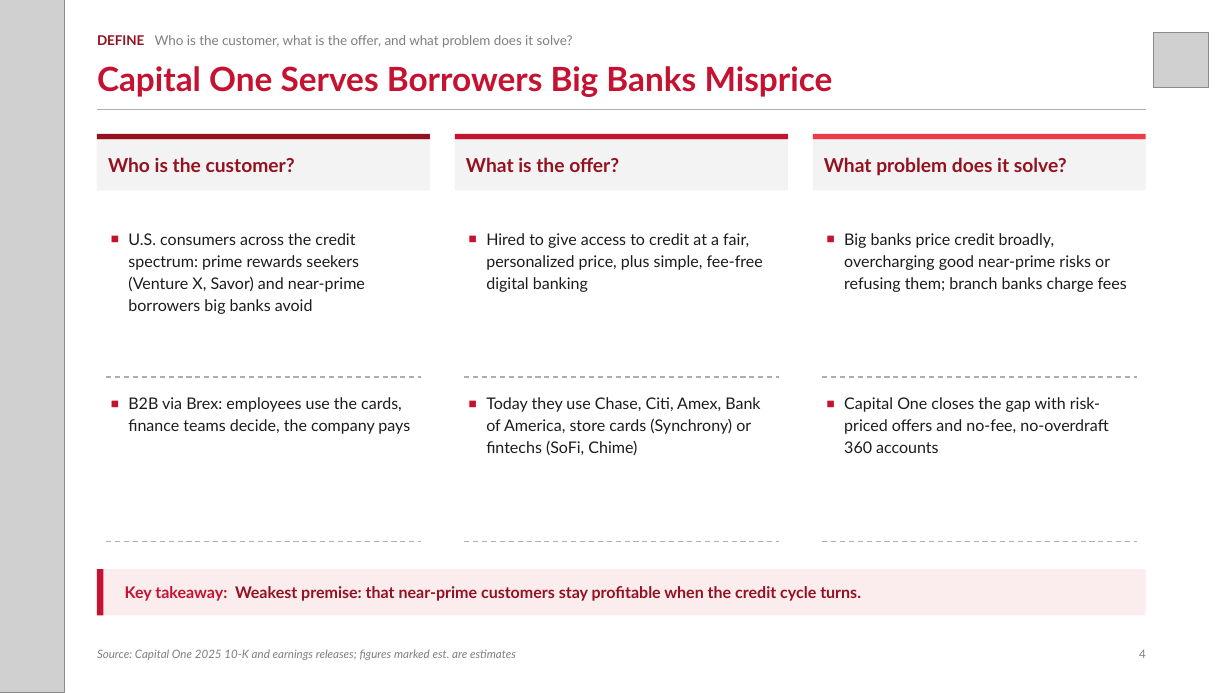
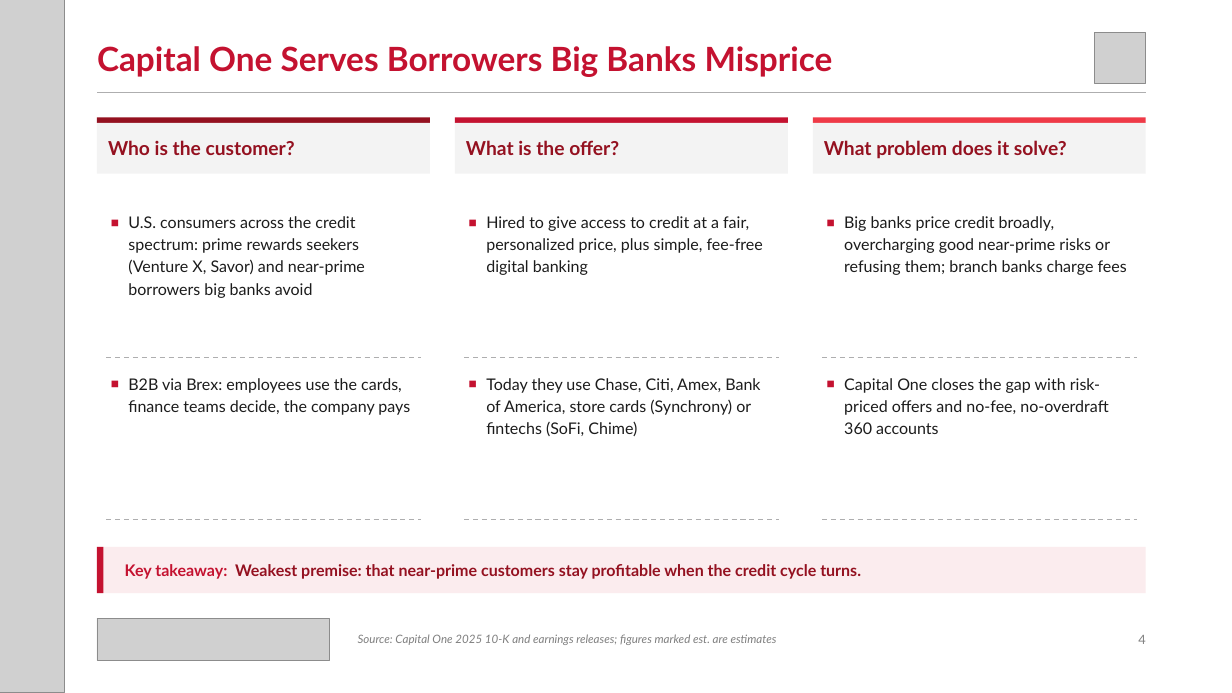
Before and after one commit to zuhayr77/AI-Business-Strategy-Agent, a slide deck: slide 4 of dccd-strategy-agent/examples/Capital_One_DCCD.pptx. Drawn at 1232x693 pixels with LibreOffice and Linux fonts; fonts in the diff are those of the drawing; grey boxes stand for pictures. Boxes give left, top, right and bottom in pixels: in the first picture for what was removed or moved away, otherwise in the second. Text is boxed around its words. In the diff, an @@ line names an element or a change of style, - is before the commit and + after.

```diff
--- a/dccd-strategy-agent/examples/Capital_One_DCCD.pptx
+++ b/dccd-strategy-agent/examples/Capital_One_DCCD.pptx
@@ text "Capital One Serves Borrowers Big ...": place and size @@
-text "Capital One Serves Borrowers Big ..." at [97,66,833,97]
+text "Capital One Serves Borrowers Big ..." at [97,46,833,77]
@@ text removed at [97,35,573,48] @@
-DEFINE Who is the customer, what is the offer, and what problem does it solve?
@@ picture: place and size @@
-picture at [1153,32,1209,88]
+picture at [1095,32,1146,83]
@@ 6 rectangles, 1 line: place and size @@
-6 rectangles, 1 line at [97,109,1146,190]
+6 rectangles, 1 line at [97,92,1146,174]
@@ text "U.S. consumers across the credit ...": place and size @@
-text "U.S. consumers across the credit ..." at [128,233,365,314]
+text "U.S. consumers across the credit ..." at [128,216,365,298]
@@ text "Hired to give access to ...": place and size @@
-text "Hired to give access to ..." at [486,233,763,292]
+text "Hired to give access to ..." at [486,216,763,275]
@@ text "Big banks price credit broadly, ...": place and size @@
-text "Big banks price credit broadly, ..." at [844,233,1127,292]
+text "Big banks price credit broadly, ..." at [844,216,1127,275]
@@ 3 lines: place and size @@
-3 lines at [106,542,1137,542]
+3 lines at [106,519,1137,519]
@@ 4 texts, 3 lines, 2 rectangles: place and size @@
-4 texts, 3 lines, 2 rectangles at [97,377,1146,616]
+4 texts, 3 lines, 2 rectangles at [97,358,1146,593]
@@ picture added at [97,618,330,661] @@
@@ text "Source: Capital One 2025 10-K ...": place and size @@
-text "Source: Capital One 2025 10-K ..." at [97,649,516,660]
+text "Source: Capital One 2025 10-K ..." at [358,634,777,645]
@@ text "Source: Capital One 2025 10-K ..." at [358,634,777,645]: vertical alignment bottom to middle @@
@@ text "4": place and size @@
-text "4" at [1139,650,1146,658]
+text "4" at [1138,635,1145,644]
@@ text "4" at [1138,635,1145,644]: size 9 to 10 pt; vertical alignment bottom to middle @@
```
Also in this commit, not shown: 8 other slides changed, 14 other files.
